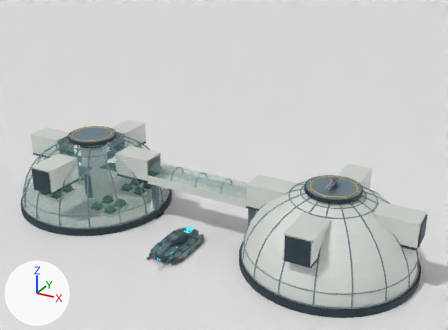
The Blender file source/blender/dome-colony-blockout.blend as it was, and as the next commit left it.
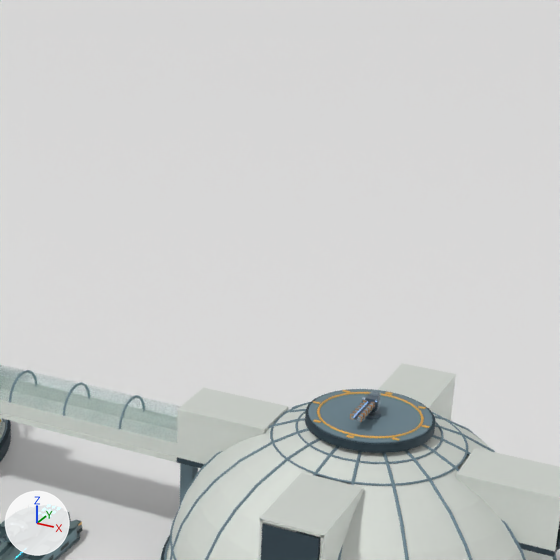
The first picture shows the older version from a 50 mm lens placed at (51.1, -84.7, 55.7), pointed at (4.9, -0.7, 13.7). The close-ups show the older and then the newer version on the part from 37% to 94% of the width and 0% to 76% of the height of that picture. Only the edits that show in the close-ups are written down. Every picture has the same lights, and +X, +Y and +Z are marked at lower left.

Before the edit, the objects in view are built like this:
```python
me_mesh_0_001 = bpy.data.meshes.new('Mesh_0.001')
me_mesh_0_001.from_pydata(...)  # 9436 vertices, 9320 faces; spans x -14.6..14.6, y -14.6..14.6, z 0.0..13.9
me_mesh_0_001.materials.append(mat_colony_palette_001)
me_mesh_0_002 = bpy.data.meshes.new('Mesh_0.002')
me_mesh_0_002.from_pydata(...)  # 1458 vertices, 1364 faces; spans x -11.0..11.0, y -2.2..2.2, z 0.0..10.9
me_mesh_0_002.materials.append(mat_colony_palette_002)
ob_fab_body = bpy.data.objects.new('FAB_BODY', me_mesh_0_001)
ob_fab_body.parent = ob_fab_root
ob_fab_body.location = (0.0, 0.0, 0.0)
ob_link_body = bpy.data.objects.new('LINK_BODY', me_mesh_0_002)
ob_link_body.parent = ob_link_root
ob_link_body.location = (0.0, 0.0, 0.0)
ob_sentry_node_0 = bpy.data.objects.new('SENTRY_Node_0', None)
ob_sentry_node_0.location = (24.0, 0.0, 13.78)
# also in view: 'MORK_Low armored main hull' at (0.0, -8.5, 1.0); 'REVIEW_GROUND' at (0.0, 0.0, -0.1); 'MORK_Armored hover nacelle' at (2.1, -8.4, 0.7); 'FAB_SHELL' at (24.0, 0.0, 7.3); 'FAB_PORT_CAP_N' at (24.0, -14.1, 9.8)
```
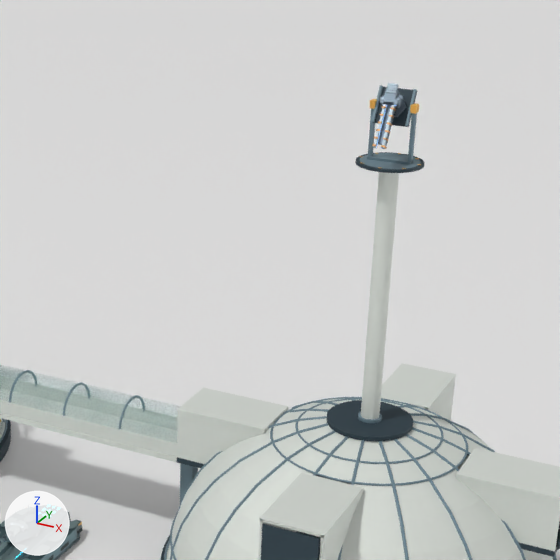
ob_sentry_node_0 is not drawn itself; it is the parent of ob_sentry_root.

Changed parts and their boxes (x1, y1, x2, y2) in the close-ups (560 x 560 px; the box of a moved part takes in the faces that stretch with it):
'FAB_BODY', reshaped
    before: (161, 363, 560, 560)
    after: (161, 152, 560, 560)
'SENTRY_RECOIL_ARMOR_GEOMETRY', moved
    before: (350, 391, 381, 422)
    after: (372, 83, 401, 149)
'FAB_FORK', added (blue)
    after: (367, 99, 419, 165)
'FAB_CRADLE', added (blue)
    after: (371, 85, 417, 127)
'SENTRY_BASE_ARMOR_GEOMETRY', moved
    before: (366, 409, 381, 420)
    after: (394, 95, 406, 117)
'SENTRY_YAW_ARMOR_GEOMETRY', moved
    before: (362, 399, 380, 412)
    after: (380, 96, 402, 109)
'SENTRY_RECOIL_SIGNAL_GEOMETRY', moved
    before: (353, 400, 377, 418)
    after: (376, 105, 396, 148)
part 1 of me_mesh_0_001, moved or reshaped
    before: (305, 413, 435, 453)
    after: (326, 419, 413, 441)
part 2 of me_mesh_0_001, moved or reshaped
    before: (308, 389, 433, 442)
    after: (327, 400, 413, 437)
part 3 of me_mesh_0_001, moved or reshaped
    before: (308, 413, 432, 443)
    after: (361, 172, 399, 419)
part 4 of me_mesh_0_001, added
    after: (358, 416, 382, 423)
part 5 of me_mesh_0_001, added
    after: (355, 162, 424, 173)
part 6 of me_mesh_0_001, added
    after: (356, 152, 424, 170)
part 7 of me_mesh_0_001, added (blue)
    after: (360, 153, 421, 169)
part 8 of me_mesh_0_001, deleted
    before: (313, 390, 429, 441)
part 9 of me_mesh_0_001, moved or reshaped
    before: (305, 389, 435, 445)
    after: (358, 412, 382, 421)

The change, as a diff of the scene's bpy script:
```diff
--- a/source/blender/dome-colony-blockout.blend.py
+++ b/source/blender/dome-colony-blockout.blend.py
@@ me_mesh_0_001 @@
 # used by ob_fab_body; parent = ob_fab_root; location = (0.0, 0.0, 0.0)
-me_mesh_0_001.from_pydata(...)  # 9436 vertices, 9320 faces; spans x -14.6..14.6, y -14.6..14.6, z 0.0..13.9
+me_mesh_0_001.from_pydata(...)  # 10212 vertices, 9832 faces; spans x -14.6..14.6, y -14.6..14.6, z 0.0..32.0
+# me_mesh_0_001 part 1: the loose piece of 128 vertices spanning x -4.5..4.5, y -4.5..4.5, z 13.1..13.7 is scaled about its middle by (0.667, 0.667, 0.5), then moved by (0.0, 0.0, -0.1)
+# me_mesh_0_001 part 2: the loose piece of 65 vertices spanning x -4.3..4.3, y -4.3..4.3, z 13.8 is scaled about its middle by (0.698, 0.698, 1), then moved by (0.0, 0.0, -0.3)
+# me_mesh_0_001 part 3: the loose piece of 128 vertices spanning x -4.3..4.3, y -4.3..4.3, z 13.7..13.8 is scaled about its middle by (0.151, 0.151, 231), then moved by (0.0, 0.0, 8.9)
+# me_mesh_0_001 part 4: the loose piece of 128 vertices spanning x -4.3..4.3, y -4.3..4.3, z 13.7..13.8 is copied, and the copy is scaled about its middle by (0.193, 0.193, 3), then moved by (0.0, 0.0, -0.1); it spans x -0.8..0.8, y -0.8..0.8, z 13.5..13.7
+# me_mesh_0_001 part 5: the loose piece of 128 vertices spanning x -4.3..4.3, y -4.3..4.3, z 13.7..13.8 is copied, and the copy is scaled about its middle by (0.512, 0.512, 2.25), then moved by (0.0, 0.0, 18.2); it spans x -2.2..2.2, y -2.2..2.2, z 31.8..32.0
+# me_mesh_0_001 part 6: the loose piece of 65 vertices spanning x -4.3..4.3, y -4.3..4.3, z 13.8 is copied, and the copy is scaled about its middle by (0.512, 0.512, 1), then moved by (0.0, 0.0, 18.2); it spans x -2.2..2.2, y -2.2..2.2, z 32.0
+# me_mesh_0_001 part 7: the loose piece of 65 vertices spanning x -4.3..4.3, y -4.3..4.3, z 13.8 is copied, and the copy is scaled about its middle by (0.453, 0.453, 1), then moved by (0.0, 0.0, 18.2); it spans x -2.0..2.0, y -2.0..2.0, z 32.0
+# me_mesh_0_001 part 8: 36 loose pieces with 396 vertices, spanning x -4.2..4.2, y -4.1..4.1, z 13.7..13.9, are deleted
+# me_mesh_0_001 part 9: 64 vertices removed from x -4.5..4.5, y -4.5..4.5, z 13.7; 64 vertices added at x -0.8..0.8, y -0.8..0.8, z 13.7
+# other edits to the shape of me_mesh_0_001 do not show in these pictures
 me_mesh_0_001.materials.append(mat_colony_palette_001)
@@ ob_sentry_node_0 @@
 ob_sentry_node_0 = bpy.data.objects.new('SENTRY_Node_0', None)
-ob_sentry_node_0.location = (24.0, 0.0, 13.78)
+ob_sentry_node_0.parent = ob_fab_cradle_pitch
+ob_sentry_node_0.location = (0.0, 0.0, 0.0)
@@ ob_fab_cradle_pitch @@
+ob_fab_cradle_pitch = bpy.data.objects.new('FAB_CRADLE_PITCH', None)
+ob_fab_cradle_pitch.parent = ob_fab_mount_yaw
+ob_fab_cradle_pitch.location = (0.0, 0.0, 3.6)
+ob_fab_cradle_pitch.rotation_euler = (1.047, 0.0, 0.0)  # degrees (60, 0, 0)
@@ ob_fab_mount_yaw @@
+ob_fab_mount_yaw = bpy.data.objects.new('FAB_MOUNT_YAW', None)
+ob_fab_mount_yaw.parent = ob_fab_root
+ob_fab_mount_yaw.location = (0.0, 0.0, 32.0)
@@ ob_fab_fork @@
+ob_fab_fork = bpy.data.objects.new('FAB_FORK', me_mesh_1_001_1)  # 120 vertices, 60 faces; spans x -1.53..1.53, y -0.35..0.35, z 0.0..3.85
+ob_fab_fork.parent = ob_fab_mount_yaw
+ob_fab_fork.location = (0.0, 0.0, 0.0)
@@ ob_fab_cradle @@
+ob_fab_cradle = bpy.data.objects.new('FAB_CRADLE', me_mesh_0_001_1)  # 72 vertices, 36 faces; spans x -1.2..1.2, y -1.2..1.2, z -0.17..0.17
+ob_fab_cradle.parent = ob_fab_cradle_pitch
+ob_fab_cradle.location = (0.0, 0.0, 0.0)
```
